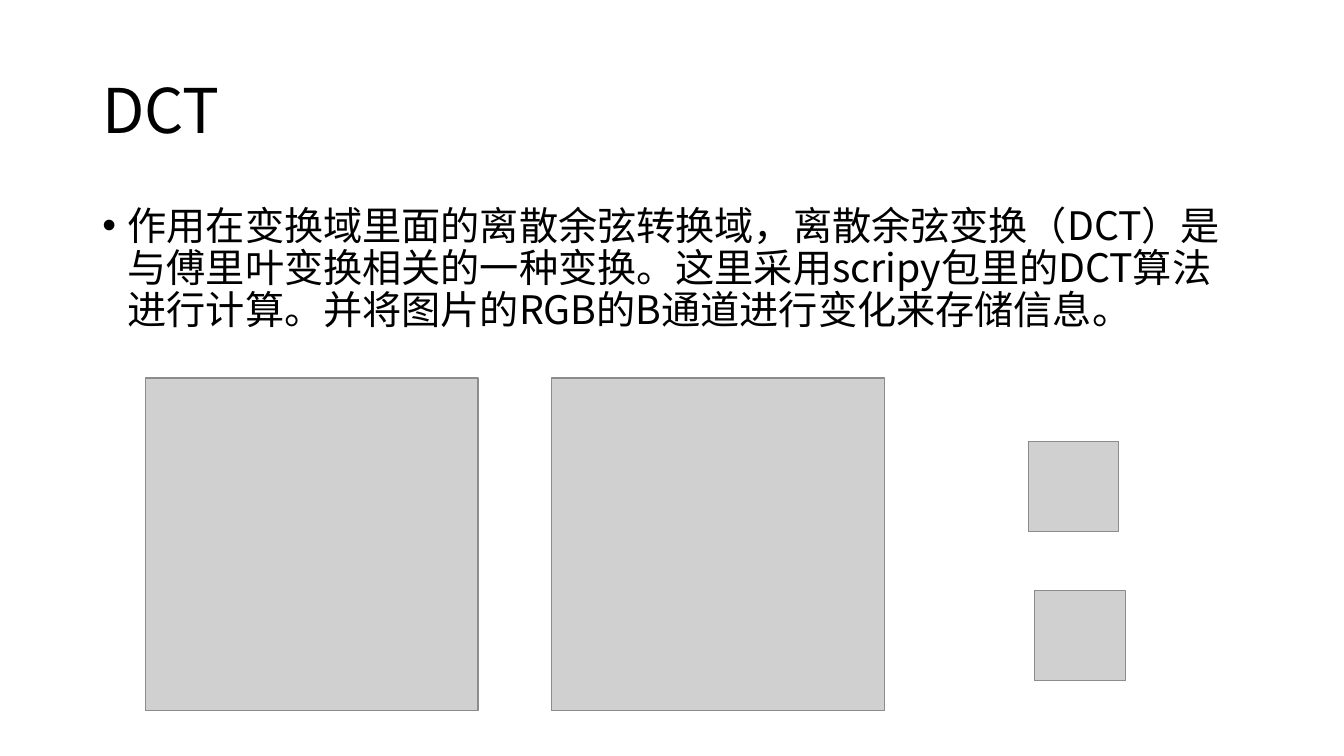
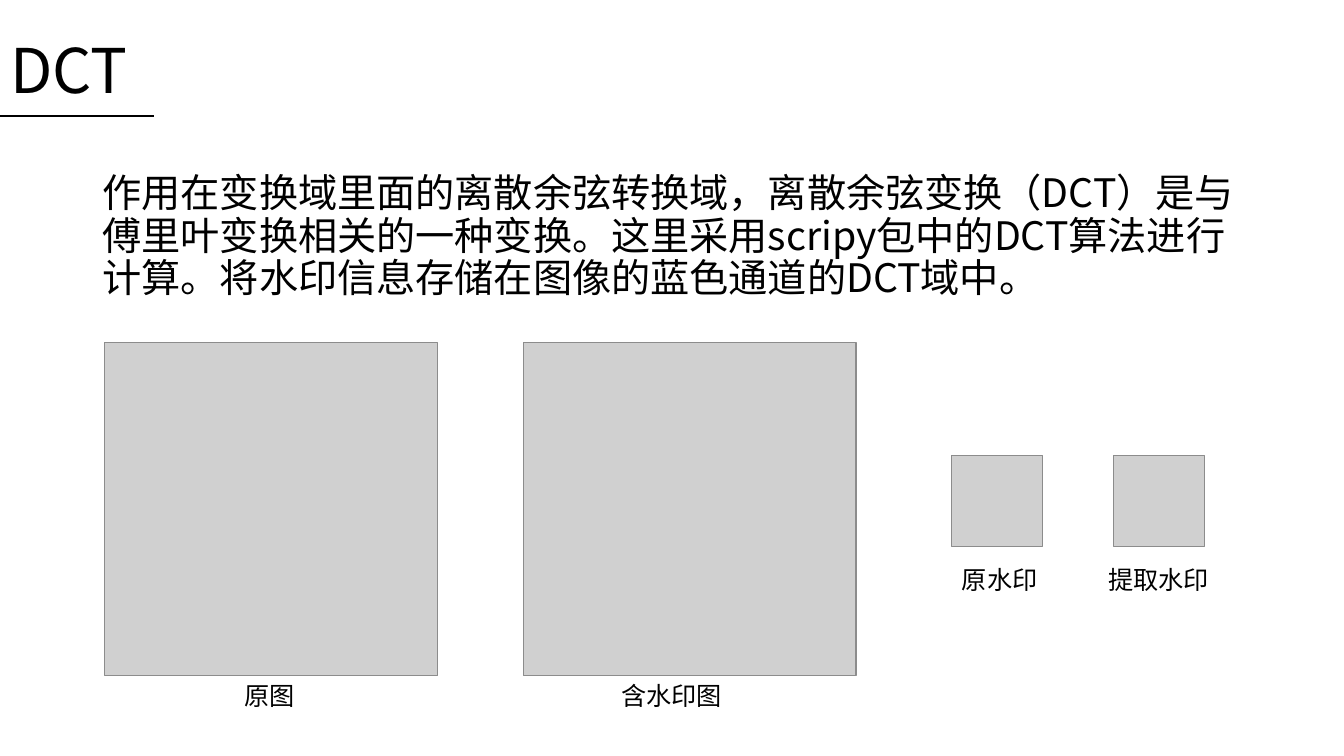
Before and after one commit to haowang-cqu/digital-watermark, a slide deck: slide 6 of doc/数字水印.pptx. Drawn at 1344x756 pixels with LibreOffice and Linux fonts; fonts in the diff are those of the drawing; grey boxes stand for pictures. Boxes give left, top, right and bottom in pixels: in the first picture for what was removed or moved away, otherwise in the second. Text is boxed around its words. In the diff, an @@ line names an element or a change of style, - is before the commit and + after.

```diff
--- a/doc/数字水印.pptx
+++ b/doc/数字水印.pptx
@@ title "DCT": place and size @@
-title "DCT" at bbox=[102, 87, 219, 134]
+title "DCT" at bbox=[10, 47, 127, 94]
@@ line added from (0, 116) to (154, 116), #000000 1.5 pt @@
@@ text at bbox=[102, 173, 1233, 296]: text changed @@
-• 作用在变换域里面的离散余弦转换域，离散余弦变换（DCT）是与傅里叶变换相关的一种变换。这里采用scripy包里的DCT算法进行计算。并将图片的RGB的B通道进行变化来存储信息。
+作用在变换域里面的离散余弦转换域，离散余弦变换（DCT）是与傅里叶变换相关的一种变换。这里采用scripy包中的DCT算法进行计算。将水印信息存储在图像的蓝色通道的DCT域中。
@@ picture: place and size @@
-picture at bbox=[145, 378, 478, 711]
+picture at bbox=[105, 343, 438, 676]
@@ picture: place and size @@
-picture at bbox=[552, 378, 884, 711]
+picture at bbox=[523, 343, 856, 676]
@@ picture: place and size @@
-picture at bbox=[1028, 442, 1119, 532]
+picture at bbox=[952, 456, 1043, 546]
@@ picture: place and size @@
-picture at bbox=[1034, 590, 1125, 681]
+picture at bbox=[1114, 456, 1205, 546]
@@ text added at bbox=[962, 568, 1038, 591], 18 pt, text #000000 @@
+原水印
@@ text added at bbox=[1108, 568, 1209, 591], 18 pt, text #000000 @@
+提取水印
@@ text added at bbox=[244, 685, 294, 707], 18 pt, text #000000 @@
+原图
@@ text added at bbox=[621, 684, 722, 707], 18 pt, text #000000 @@
+含水印图
```
Also in this commit, not shown: 10 other slides changed, 1 slide removed.
